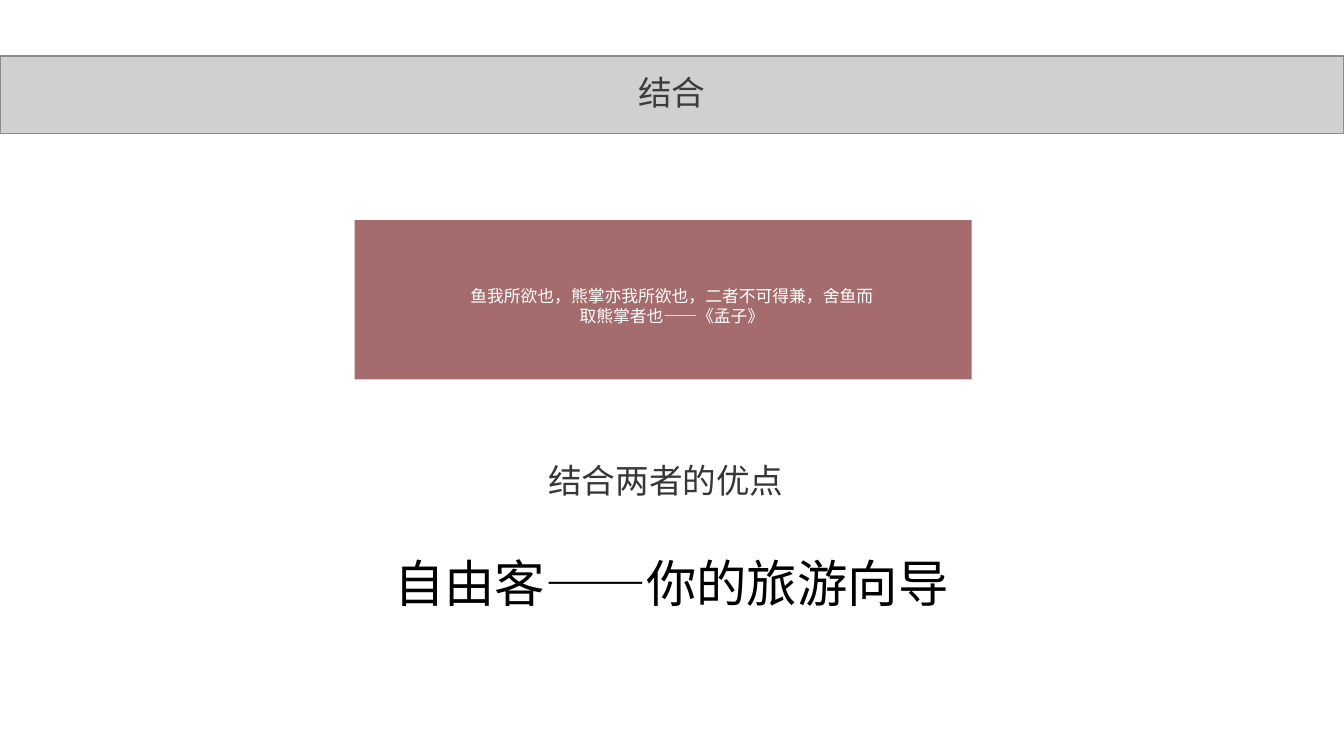
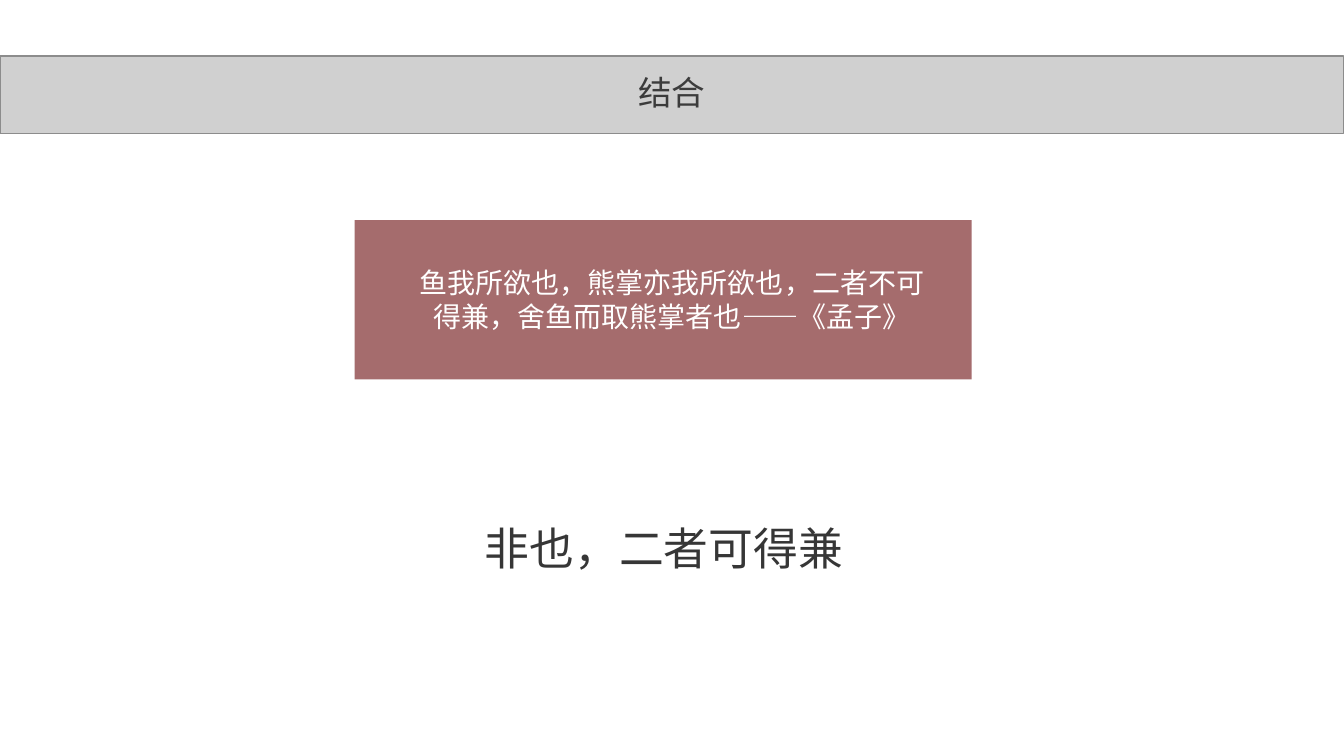
Before and after one commit to aopstudio/Notes, a slide deck: slide 6 of 移动互联导论作业-软件1607-20165018-岑哲栋.pptx. Drawn at 1344x756 pixels with LibreOffice and Linux fonts; fonts in the diff are those of the drawing; grey boxes stand for pictures. Boxes give left, top, right and bottom in pixels: in the first picture for what was removed or moved away, otherwise in the second. Text is boxed around its words. In the diff, an @@ line names an element or a change of style, - is before the commit and + after.

```diff
--- a/移动互联导论作业-软件1607-20165018-岑哲栋.pptx
+++ b/移动互联导论作业-软件1607-20165018-岑哲栋.pptx
@@ text "鱼我所欲也，熊掌亦我所欲也，二者不可得兼，舍鱼而取熊掌者也——《孟子》": place and size @@
-text "鱼我所欲也，熊掌亦我所欲也，二者不可得兼，舍鱼而取熊掌者也——《孟子》" at box(470, 288, 873, 324)
+text "鱼我所欲也，熊掌亦我所欲也，二者不可得兼，舍鱼而取熊掌者也——《孟子》" at box(419, 269, 924, 330)
@@ text "鱼我所欲也，熊掌亦我所欲也，二者不可得兼，舍鱼而取熊掌者也——《孟子》" at box(419, 269, 924, 330): size 12 to 20 pt, font Arial to Noto Sans CJK SC; more space between paragraphs @@
@@ text at box(485, 527, 844, 570): text changed; size 24 to 32 pt @@
-结合两者的优点
+非也，二者可得兼
@@ text removed at box(394, 559, 948, 606) @@
-自由客——你的旅游向导
```
Also in this commit, not shown: 5 other slides changed, 9 slides added, 15 slides removed, 9 other files.
